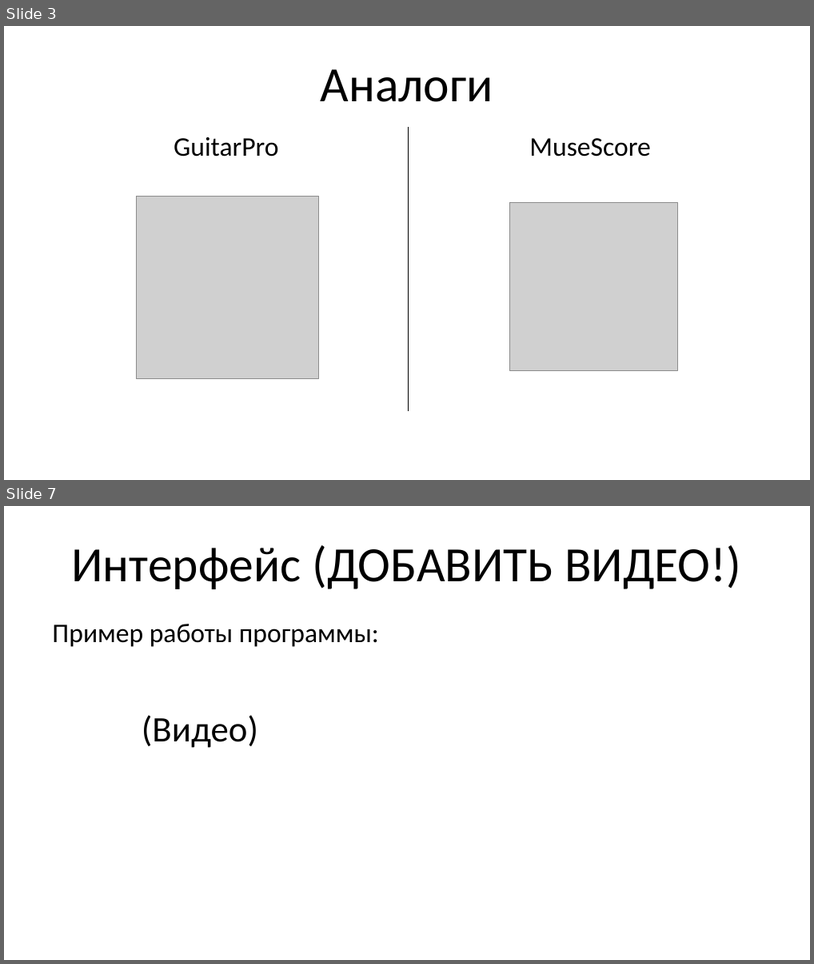
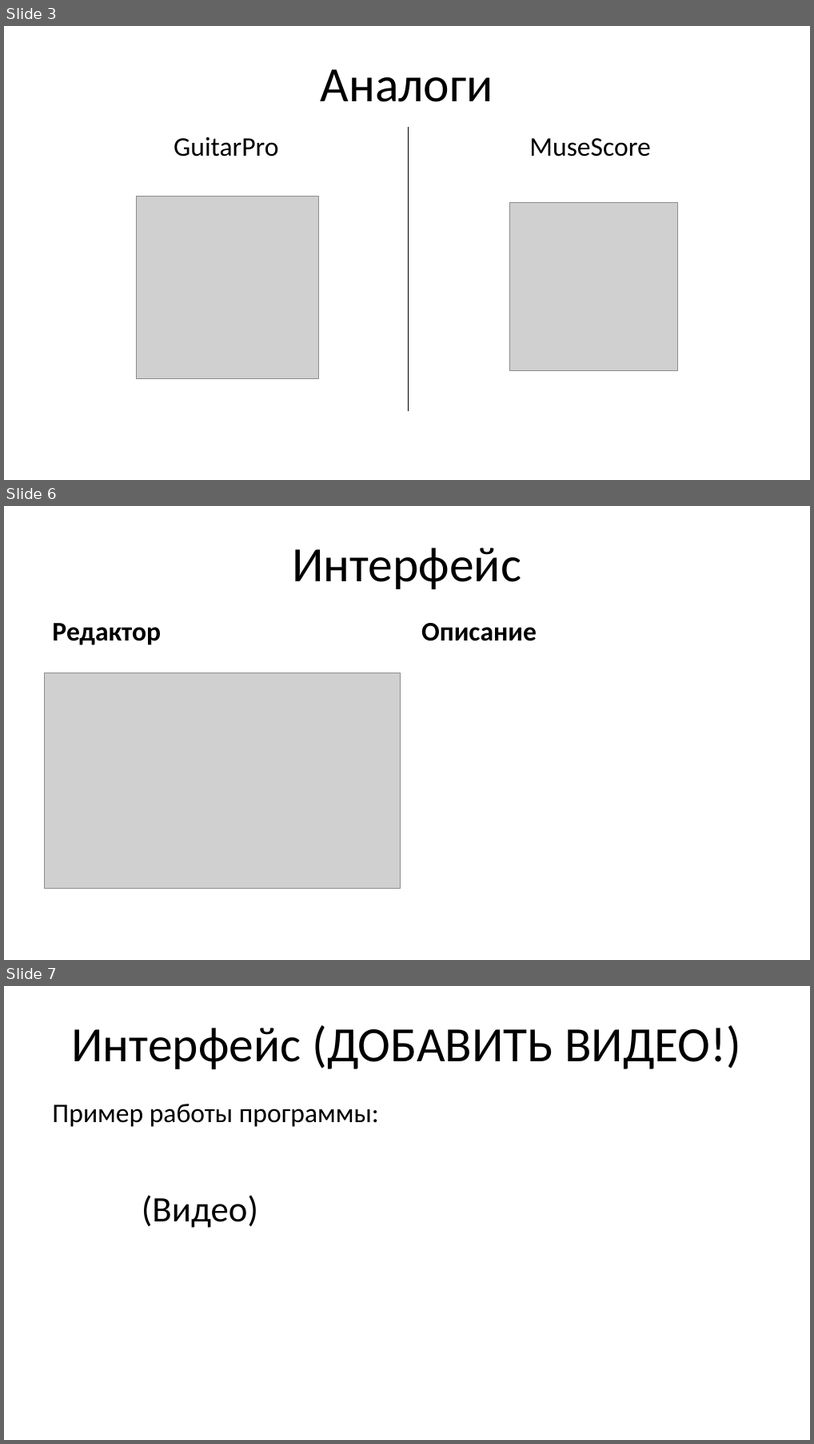
Before and after one commit to gfehka/GuitarPro-Analogue-School-Project-, a slide deck: Приложение для моделирования гитарных партий.pptx. Shown one above the other, each under a label of ours: slides 3 and 7 before the commit, slides 3, 6 and 7 after it; the slides between them are not shown. The pictures are 814x964 and 814x1444 pixels, drawn with LibreOffice and Linux fonts; fonts in the diff are those of the drawing; grey boxes stand for pictures. Boxes give left, top, right and bottom in pixels: in the first picture for what was removed or moved away, otherwise in the second. Text is boxed around its words. In the diff, an @@ line names an element or a change of style, - is before the commit and + after.

```diff
--- a/Приложение для моделирования гитарных партий.pptx
+++ b/Приложение для моделирования гитарных партий.pptx
@@ slide 6 added at bbox=[4, 506, 810, 960], background #FFFFFF @@
@@ title added at bbox=[292, 548, 522, 589], 44 pt, text #000000 @@
+Интерфейс
@@ text added at bbox=[52, 623, 161, 645], 24 pt, text #000000, bold @@
+Редактор
@@ text added at bbox=[422, 623, 537, 641], 24 pt, text #000000, bold @@
+Описание
@@ picture added at bbox=[44, 673, 401, 888] @@
```
Also in this commit, not shown: 4 slides changed, 2 other slides added.
